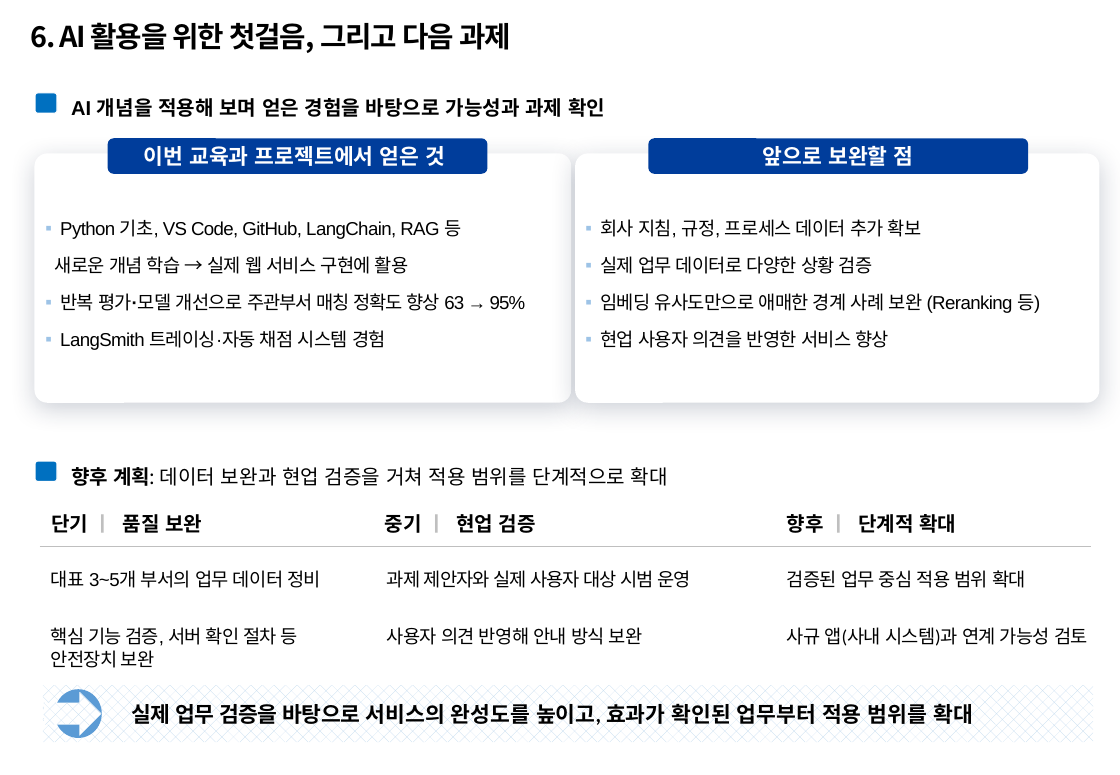
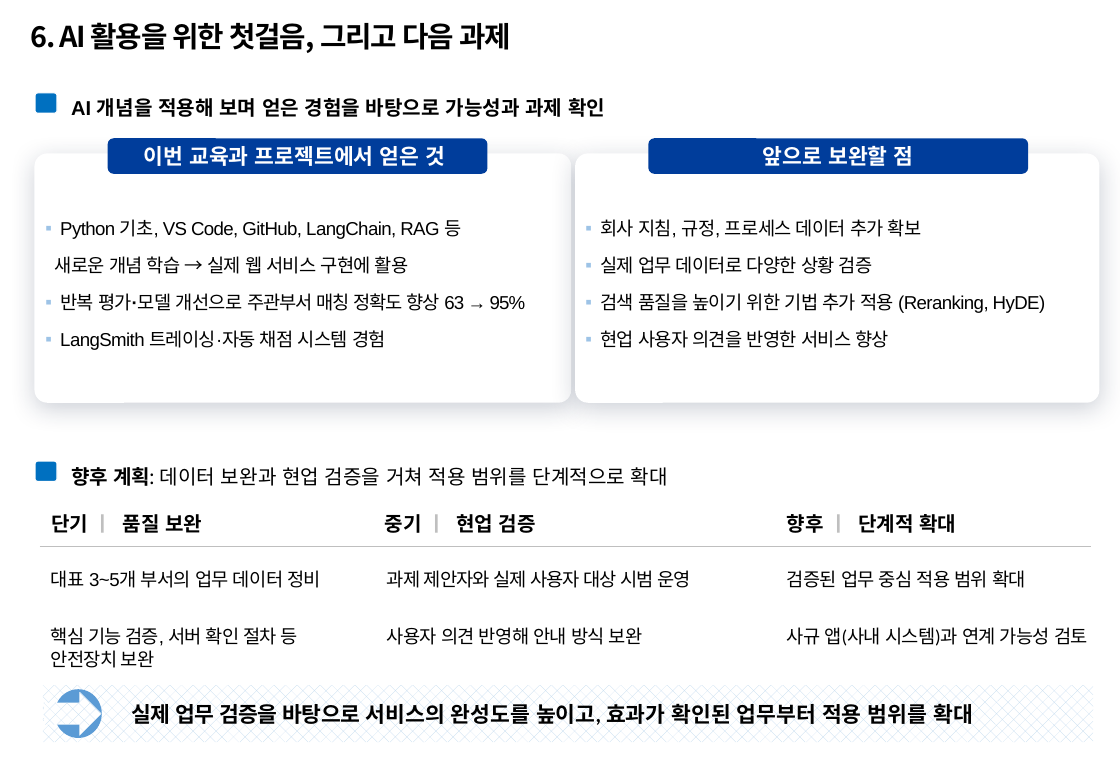
Before and after one commit to temmi81-hue/department-ragas, a slide deck: slide 7 of presentation/submission/26년 포스코퓨처엠 AI활용전문가 과정_사무계_송다혜.pptx. Drawn at 1120x775 pixels with LibreOffice and Linux fonts; fonts in the diff are those of the drawing; background and template pictures are left out. Boxes give left, top, right and bottom in pixels: in the first picture for what was removed or moved away, otherwise in the second. Text is boxed around its words. In the diff, an @@ line names an element or a change of style, - is before the commit and + after.

```diff
--- a/presentation/submission/26년 포스코퓨처엠 AI활용전문가 과정_사무계_송다혜.pptx
+++ b/presentation/submission/26년 포스코퓨처엠 AI활용전문가 과정_사무계_송다혜.pptx
@@ text at (x1=600, y1=293, x2=1046, y2=313): text changed @@
-▪ 임베딩 유사도만으로 애매한 경계 사례 보완 (Reranking 등)
+▪ 검색 품질을 높이기 위한 기법 추가 적용 (Reranking, HyDE)
```
